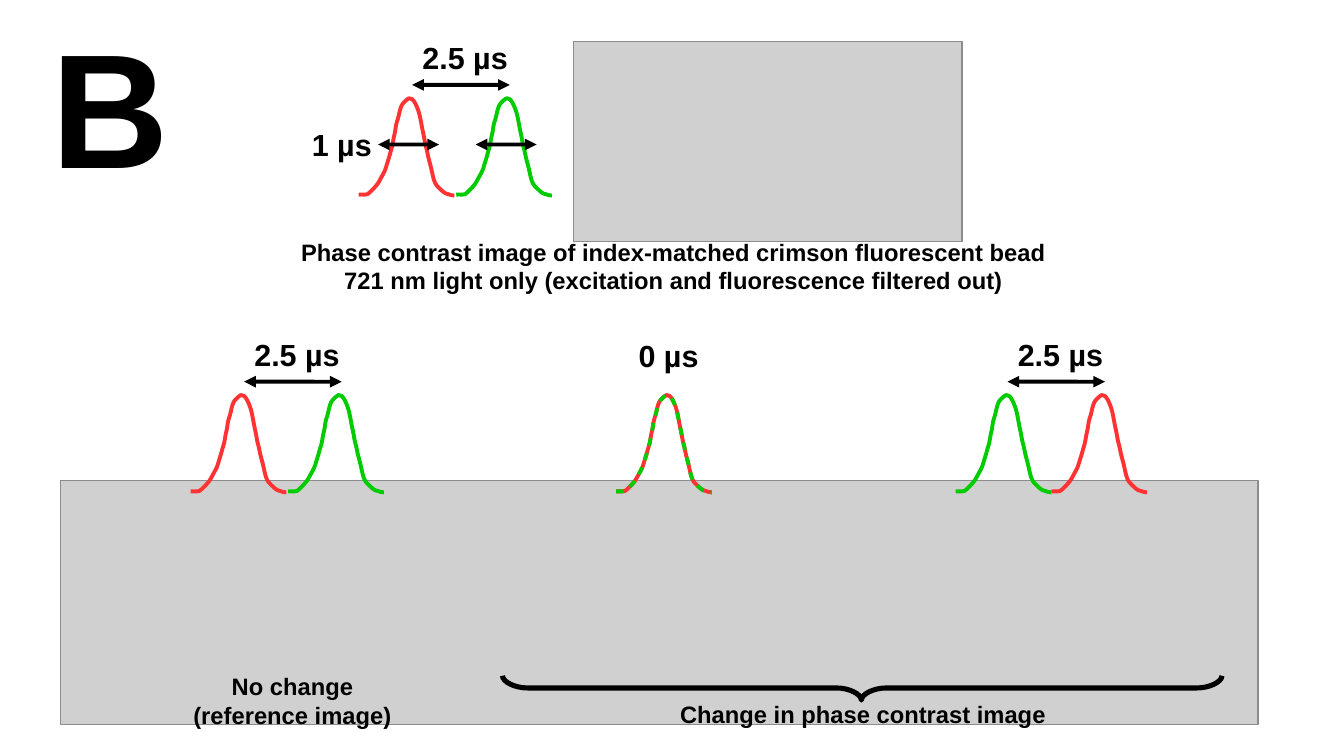
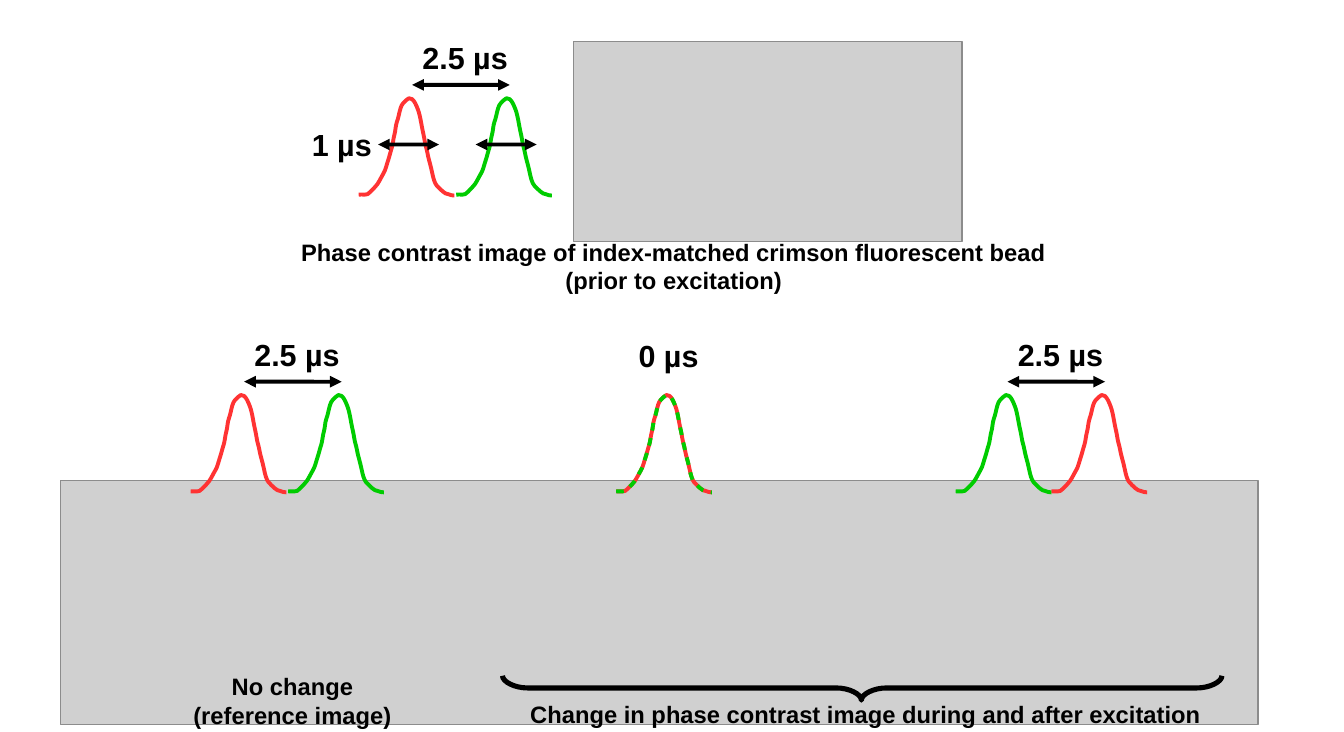
Before and after one commit to AndrewGYork/stimulated_emission_imaging, a slide deck: slide 1 of images/figure_A5/figure_A5b.odp. Drawn at 1344x732 pixels with LibreOffice and Linux fonts; fonts in the diff are those of the drawing; grey boxes stand for pictures. Boxes give left, top, right and bottom in pixels: in the first picture for what was removed or moved away, otherwise in the second. Text is boxed around its words. In the diff, an @@ line names an element or a change of style, - is before the commit and + after.

```diff
--- a/images/figure_A5/figure_A5b.odp
+++ b/images/figure_A5/figure_A5b.odp
@@ text removed at box(52, 56, 169, 168) @@
-B
@@ text at box(565, 271, 782, 294): text changed @@
-721 nm light only (excitation and fluorescence filtered out)
+(prior to excitation)
@@ text at box(530, 706, 1200, 728): text changed @@
-Change in phase contrast image
+Change in phase contrast image during and after excitation
```
Also in this commit, not shown: 11 other files.
